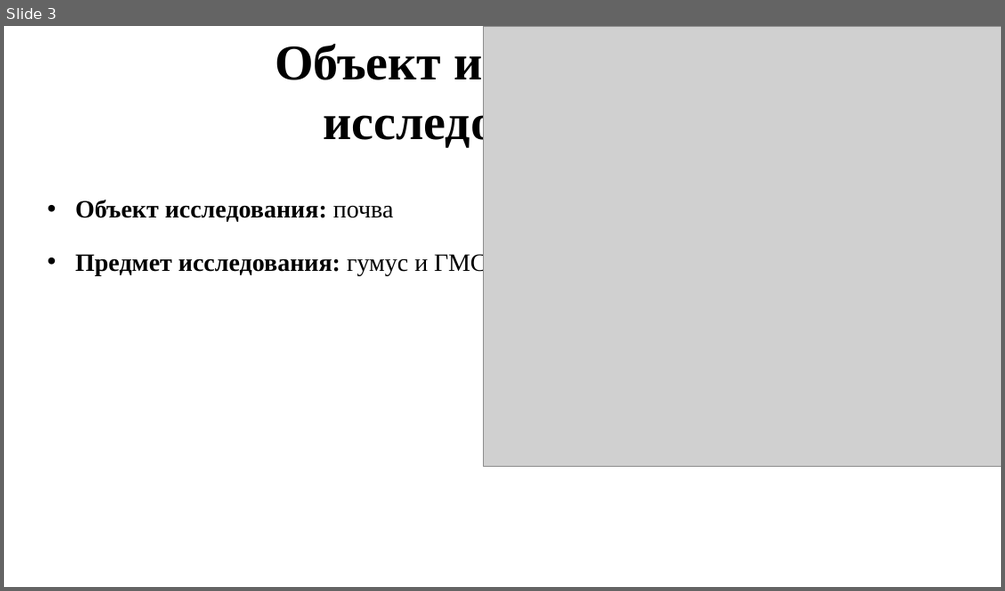
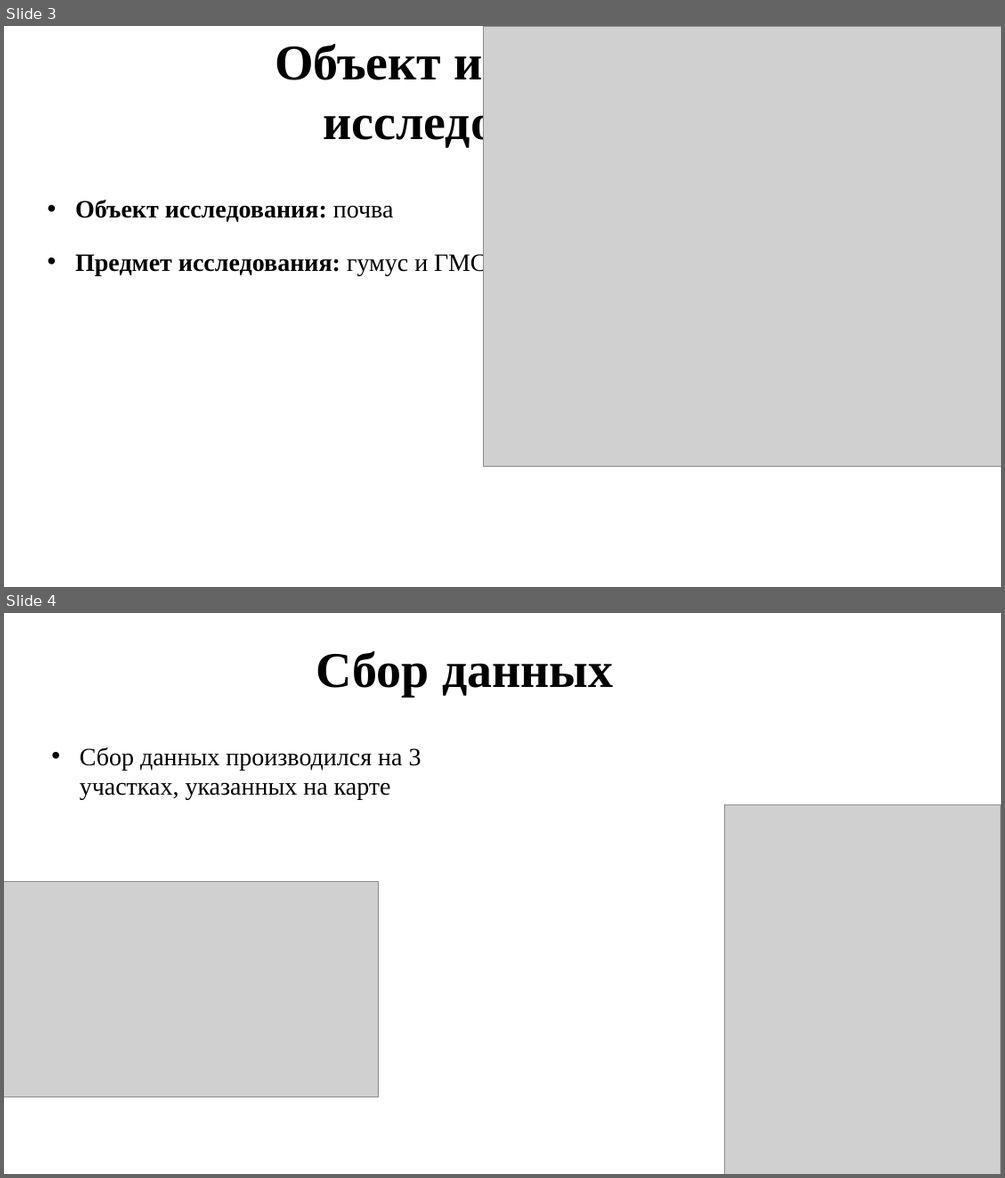
Before and after one commit to Zhabich12/PochvaZZZ, a slide deck: презентация PochaZZZ.pptx. Shown one above the other, each under a label of ours: slide 3 before the commit, slides 3 and 4 after it. The pictures are 1005x591 and 1005x1178 pixels, drawn with LibreOffice and Linux fonts; fonts in the diff are those of the drawing; grey boxes stand for pictures. Boxes give left, top, right and bottom in pixels: in the first picture for what was removed or moved away, otherwise in the second. Text is boxed around its words. In the diff, an @@ line names an element or a change of style, - is before the commit and + after.

```diff
--- a/презентация PochaZZZ.pptx
+++ b/презентация PochaZZZ.pptx
@@ slide 4 added at <box>4,613,1001,1174</box>, background #FFFFFF @@
@@ text added at <box>316,651,613,697</box>, 48 pt, text #000000, bold @@
+Сбор данных
@@ text added at <box>80,747,421,800</box>, 24 pt, text #000000 @@
+• Сбор данных производился на 3 участках, указанных на карте
@@ picture added at <box>724,804,1001,1174</box> @@
@@ picture added at <box>4,882,378,1097</box> @@
```
Also in this commit, not shown: 1 slide removed.
